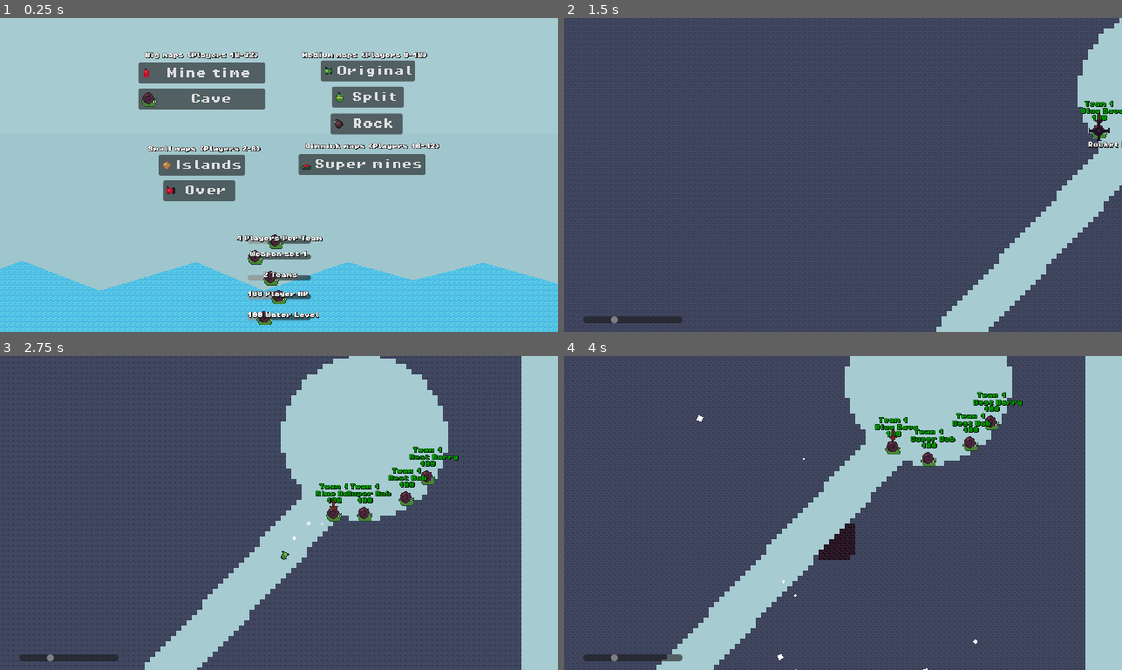
Above: before the commit, frames 1-4 (two rows, left to right).
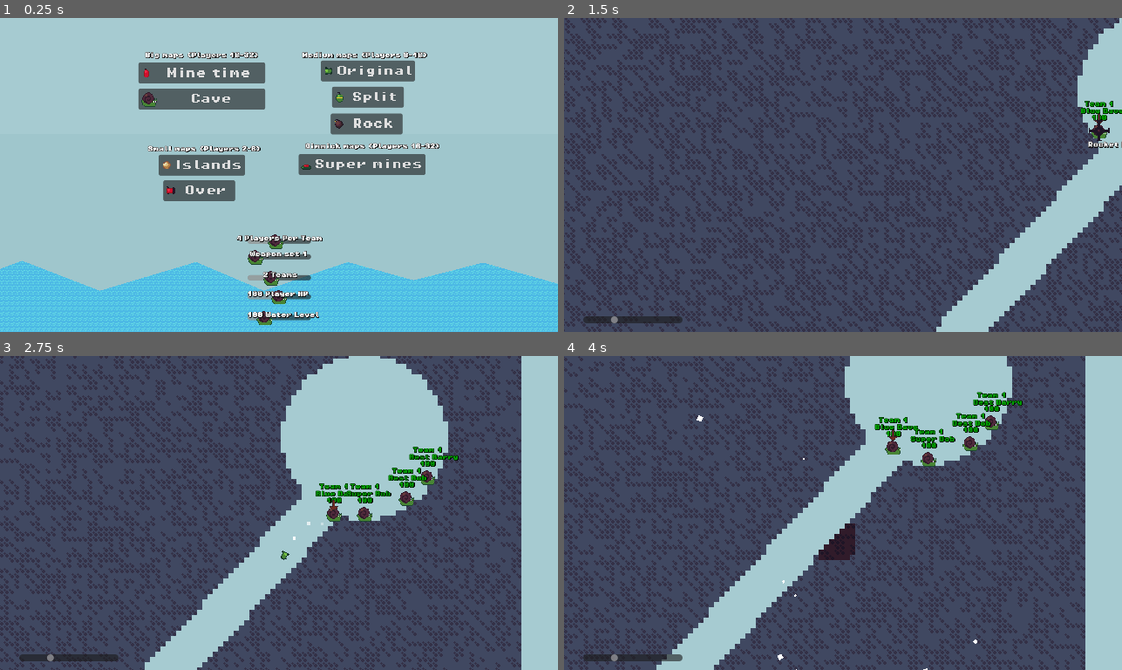
Above: after the commit, the same moments.

Repository: codingbanana21/Snail-Wars
Game: Godot game, scene res://scenes/menu.tscn
The game is run twice, just before and just after one commit, with the same random seed, the same clock (stepped at 60 frames per second) and the same inputs.
Inputs (mouse positions are in pixels of both pictures, inside the frame that each line leads up to):
- Up to frame 1 (0.25 s): no input
- Up to frame 2 (1.5 s): click "Mine time" at 0.5 s; tap Enter (skip) at 1.25 s; move the mouse to (870, 175) at 1.27 s; hold D (right) from 1.28 s (still down); tap Mouse wheel down (last_weapon) at 1.35 s
- Up to frame 3 (2.75 s): keep holding D (right); tap W (jump) at 1.52, 2.27 s; move the mouse to (251, 513) at 2.02 s; click (251, 513) at 2.1 s; tap Mouse wheel down (last_weapon) at 2.3 s
- Up to frame 4 (4 s): move the mouse to (854, 506) at 2.77 s; release D (right) at 2.78 s; hold A (left) 2.78-3.53 s; tap Mouse wheel down (last_weapon) at 2.85, 3.8 s; move the mouse to (837, 519) at 3.52 s; hold D (right) from 3.53 s (still down); tap Mouse wheel up (next_weapon) at 3.6 s; tap W (jump) at 3.77 s

The runs differ from the first frame. In frame 1, less than 0.1% of the frame differs, in the area x 29-31%, y 45-48%; in frame 2, 32%, in the area x 0-100%, y 0-100%; in frame 3, 20%; in frame 4, 25%.

Commit message:
Chanaged some art and added present

Diff:
--- a/maps/game.tscn
+++ b/maps/game.tscn
@@ -52,8 +52,8 @@
 3:0/0/physics_layer_0/polygon_0/points = PackedVector2Array(-4, -4, 4, -4, 4, 4, -4, 4)
 3:0/0/terrains_peering_bit/bottom_right_corner = 1
 4:0/0 = 0
-4:0/0/modulate = Color(1, 1, 1, 0.60784316)
 4:0/0/terrain_set = 0
+4:0/0/physics_layer_0/polygon_0/points = PackedVector2Array(-4, -4, 4, -4, 4, 4, -4, 4)
 4:0/0/terrains_peering_bit/bottom_right_corner = 1
 4:0/0/terrains_peering_bit/bottom_side = 1
 4:0/0/terrains_peering_bit/bottom_left_corner = 1
@@ -69,15 +69,15 @@
 4:1/0/terrains_peering_bit/top_side = 1
 4:1/0/terrains_peering_bit/top_right_corner = 1
 5:0/0 = 0
-5:0/0/modulate = Color(1, 1, 1, 0.78431374)
 5:0/0/terrain_set = 0
 5:0/0/physics_layer_0/polygon_0/points = PackedVector2Array(-4, -4, 4, -4, 4, 4, -4, 4)
 5:0/0/terrains_peering_bit/bottom_left_corner = 1
 6:0/0 = 0
-6:0/0/modulate = Color(1, 1, 1, 0.21568628)
 6:0/0/physics_layer_0/polygon_0/points = PackedVector2Array(-4, -4, 4, -4, 4, 4, -4, 4)
 5:1/0 = 0
 6:1/0 = 0
+7:0/0 = 0
+8:0/0 = 0
 
 [sub_resource type="TileSet" id="TileSet_2klcf"]
 tile_size = Vector2i(8, 8)
--- a/projectiles/bomb.tscn
+++ b/projectiles/bomb.tscn
@@ -14,7 +14,7 @@
 size = 3
 knockback = 30
 projectile_hp = 5
-spawn = true
+spawns = Array[String](["fragment"])
 
 [node name="Image" parent="." index="0" unique_id=2045045234]
 texture = ExtResource("2_3xfjl")
--- a/projectiles/fire.tscn
+++ /dev/null
@@ -1,32 +0,0 @@
-[gd_scene format=3 uid="uid://yux8onty5msp"]
-
-[ext_resource type="PackedScene" uid="uid://cubfm8w8o5obj" path="res://projectiles/projectile.tscn" id="1_6ypq2"]
-[ext_resource type="Texture2D" uid="uid://h8kw05ufxj51" path="res://assets/images/fire.png" id="2_ispoe"]
-
-[sub_resource type="CircleShape2D" id="CircleShape2D_ispoe"]
-radius = 3.0
-
-[sub_resource type="CircleShape2D" id="CircleShape2D_dlca0"]
-radius = 5.0
-
-[node name="Fire" unique_id=791496552 instance=ExtResource("1_6ypq2")]
-damage = 12
-size = 3
-knockback = 15
-speed = 0.0
-min_speed = 0
-gravity = 250
-projectile_hp = 5
-hit_stun_time = 1.0
-timer = 10.0
-players_projectile = false
-
-[node name="Image" parent="." index="0" unique_id=2045045234]
-texture = ExtResource("2_ispoe")
-
-[node name="CollisionShape2D" parent="." index="1" unique_id=679883136]
-shape = SubResource("CircleShape2D_ispoe")
-
-[node name="CollisionShape2D" parent="DetectBox" parent_id_path=PackedInt32Array(289666369) index="0" unique_id=1905896826]
-position = Vector2(0, 0)
-shape = SubResource("CircleShape2D_dlca0")
--- /dev/null
+++ b/projectiles/present.tscn
@@ -0,0 +1,24 @@
+[gd_scene format=3 uid="uid://c5s70cvfixvep"]
+
+[ext_resource type="PackedScene" uid="uid://cubfm8w8o5obj" path="res://projectiles/projectile.tscn" id="1_s7eb1"]
+[ext_resource type="Texture2D" uid="uid://cbnwe1cqap1py" path="res://assets/images/present.png" id="2_hm0fc"]
+
+[sub_resource type="RectangleShape2D" id="RectangleShape2D_hm0fc"]
+size = Vector2(12, 12)
+
+[node name="Present" unique_id=791496552 instance=ExtResource("1_s7eb1")]
+gravity = 300
+bounce = true
+spawn_at_mouse = true
+end_player_turn = false
+effect_by_wind = false
+spawns = Array[String](["air_strike", "drill_strike", "pumkin_grenade", "teleporta", "tnt"])
+
+[node name="Image" parent="." index="0" unique_id=2045045234]
+texture = ExtResource("2_hm0fc")
+
+[node name="CollisionShape2D" parent="." index="1" unique_id=679883136]
+shape = SubResource("RectangleShape2D_hm0fc")
+
+[node name="CollisionShape2D" parent="DetectBox" parent_id_path=PackedInt32Array(289666369) index="0" unique_id=1905896826]
+shape = null
--- a/projectiles/pumkin_grenade.tscn
+++ b/projectiles/pumkin_grenade.tscn
@@ -7,10 +7,14 @@
 radius = 4.0
 
 [node name="PumkinGrenade" unique_id=791496552 instance=ExtResource("1_upu3b")]
-timer = 1.5
+damage = 15
+size = 4
+knockback = 30
+timer = 1.0
 bounce = true
+end_player_turn = false
 spawn = true
-spawn_type = "fire"
+spawns = Array[String](["grenade", "pumkin_grenade", "pumkin_grenade"])
 
 [node name="Image" parent="." index="0" unique_id=2045045234]
 texture = ExtResource("2_ssk2y")
--- a/scripts/Mouse.gd
+++ b/scripts/Mouse.gd
@@ -4,7 +4,7 @@
 @onready var shake_timer: Timer = $ShakeTimer
 @onready var camera_2d: Camera2D = $Camera2D
 
-const WEAPONS: Array[String] = ["Rocket Launcher","Grenade","Drill Rocket","Bomb","Air Strike","Drill Strike","TNT","Pumkin Grenade","Gun","Teleporta"]
+const WEAPONS: Array[String] = ["Rocket Launcher","Grenade","Drill Rocket","Bomb","Air Strike","Drill Strike","TNT","Gun","Teleporta","Pumkin Grenade","Present"]
 
 var moving: bool = false
 var can_move: bool = false
--- a/scripts/game.gd
+++ b/scripts/game.gd
@@ -32,17 +32,13 @@
 			var offset: Vector2i = Vector2i(x -128, y -256)
 
 			if pixelColor == Color(0.0, 1.0, 0.0, 1.0):
-				map.set_cell(offset, 0 ,Vector2i(0, 0))
+				map.set_cell(offset, 0 ,Vector2i(4 * randi_range(0,1), 0))
 			elif pixelColor == Color(1.0, 0.0, 0.0, 1.0):
-				map.set_cell(offset, 0 ,Vector2i(1, 0))
+				map.set_cell(offset, 0 ,Vector2i(1 + 4 * randi_range(0,1), 0))
 			elif pixelColor == Color(0.0, 0.0, 1.0, 1.0):
-				map.set_cell(offset, 0 ,Vector2i(2, 0))
+				map.set_cell(offset, 0 ,Vector2i(2 + 4 * randi_range(0,1), 0))
 			elif pixelColor == Color(1.0, 0.0, 1.0, 1.0):
 				map.set_cell(offset, 0 ,Vector2i(3, 0))
-			elif pixelColor == Color(1.0, 1.0, 1.0, 1.0):
-				map.set_cell(offset, 0 ,Vector2i(6, 0))
-			elif pixelColor == Color(0.0, 0.0, 0.0, 1.0):
-				map.set_cell(offset, 0 ,Vector2i(5, 0))
 			elif pixelColor == Color(1.0, 1.0, 0.0, 1.0):
 				var mine: Projectile
 				if Globals.map == "g1":
--- a/scripts/menu.gd
+++ b/scripts/menu.gd
@@ -33,11 +33,11 @@
 	Globals.map = map
 
 	if int(weapons_h_slider.value) == 1:
-		Globals.teams_weapons = [[-1,-1,2,3,1,1,1,1,2,1]]
+		Globals.teams_weapons = [[-1,-1,2,3,1,1,1,1,2,1,1]]
 	elif int(weapons_h_slider.value) == 2:
-		Globals.teams_weapons = [[-1,-1,-1,-1,-1,-1,-1,-1,-1,-1]]
+		Globals.teams_weapons = [[-1,-1,-1,-1,-1,-1,-1,-1,-1,-1,-1]]
 	elif int(weapons_h_slider.value) == 3:
-		Globals.teams_weapons = [[-1,-1,2,3,0,0,-1,3,4,2]]
+		Globals.teams_weapons = [[-1,-1,2,3,0,0,-1,3,4,2,1]]
 
 	for i in range(Globals.number_of_teams -1):
 		Globals.teams_weapons.append([])
--- a/scripts/player.gd
+++ b/scripts/player.gd
@@ -22,7 +22,7 @@
 const SPEED: int = 4
 const JUMP: Vector2 = Vector2(80, -300)
 const PLAYER_GRAVITY: int = 30
-const WEAPONS: Array[String] = ["rocket","grenade","drill","bomb","air_strike","drill_strike","tnt","pumkin_grenade","bullet","teleporta"]
+const WEAPONS: Array[String] = ["rocket","grenade","drill","bomb","air_strike","drill_strike","tnt","bullet","teleporta","pumkin_grenade","present"]
 const NAMES: Array[String] = ["Barry","Bob","Jim","Dave"]
 const NAMES2: Array[String] = ["Good","Bad","Cool","Best","Dumb","Not","Dead","Red","Blue","Green","Super"]
 
@@ -85,9 +85,9 @@
 			if Input.is_action_just_pressed("last_weapon"):
 				weapon -= 1
 				if weapon < 0:
-					weapon = 9
+					weapon = 10
 
-			weapon %= 10
+			weapon %= 11
 			Mouse.weapon_left = Globals.teams_weapons[team_number][weapon]
 			Mouse.weapon = weapon
 
--- a/scripts/projectile.gd
+++ b/scripts/projectile.gd
@@ -19,10 +19,10 @@
 @export var bounce: bool = false
 @export var spawn_at_mouse: bool = false
 @export var players_projectile: bool = true
+@export var end_player_turn: bool = true
 @export var teleports_player: bool = false
-@export var spawn: bool = false
 @export var effect_by_wind: bool = true
-@export var spawn_type: String = "fragment"
+@export var spawns: Array[String]
 
 var parent: Player
 var bodys_needed: int = 2
@@ -95,14 +95,14 @@
 	projectile_hp -= 1
 	Mouse.shake(damage / 4.0)
 
-	if spawn:
-		parent.shot_projectile("res://projectiles/"+spawn_type+".tscn", global_position)
+	if len(spawns) > 0:
+		parent.shot_projectile("res://projectiles/"+spawns.pick_random()+".tscn", global_position)
 
 	if projectile_hp == 0 or end_explode:
 		end_explode = true
 		queue_free()
 
-		if players_projectile and parent.player_turn_part != 0:
+		if end_player_turn and players_projectile and parent.player_turn_part != 0:
 			parent.next_player_timer.start()
 			parent.player_turn_part = 3
 			Mouse.global_position = parent.global_position
Binary file changed: assets/images/bullet.png
Binary file added: assets/images/present.png
Not shown, added: assets/images/present.png.import
Binary file changed: assets/images/teleporta.png
Binary file changed: maps/map_g1.png
Binary file changed: maps/map_m1.png
Binary file changed: maps/map_m2.png
Binary file changed: maps/map_m3.png
Binary file changed: maps/map_s1.png
Binary file changed: maps/map_s2.png
Binary file changed: maps/world_tileset.png
